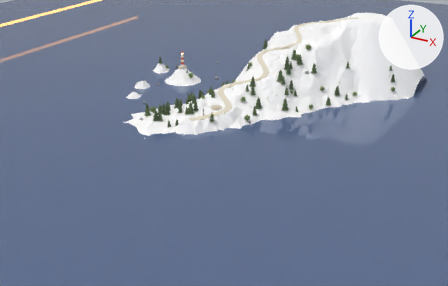
The glTF model public/Try1.glb: old version first, new version second.
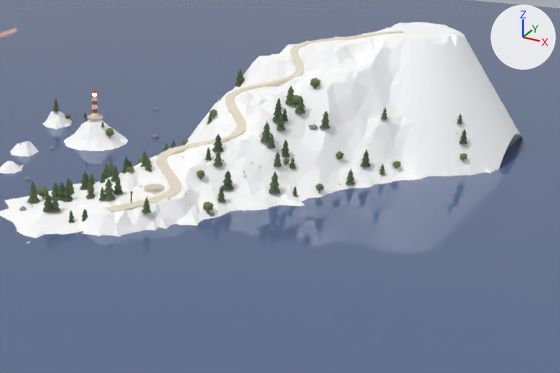
Each version is shown whole from a camera (50 mm lens) standing at (75.3, -143.5, 55.1) and looking at (-2.5, -2.0, -15.7), then close up on the part from 29% to 100% of the width and 0% to 74% of the height. The axes (+X, +Y, +Z) are drawn at upper right. The lights are the same throughout. The first two pictures are the older version. Where no turn or scale is listed for an object, it has been applied to the vertices. Vertices at exactly the same position are counted once.
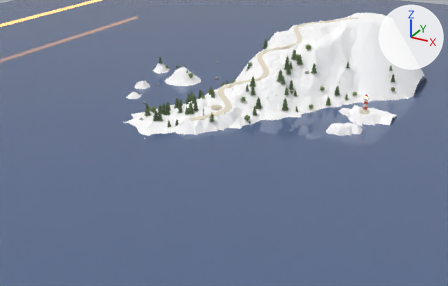
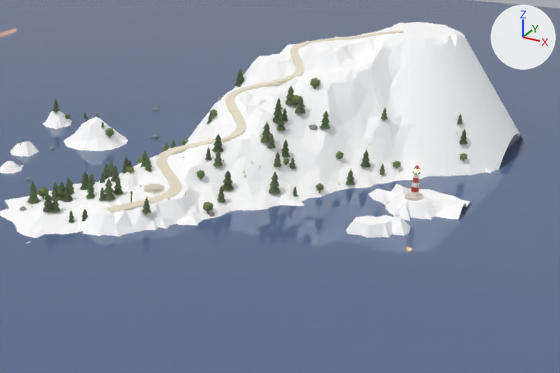
Pixel boxes [x1, y1, x2, y2] of what changed, in the close-ups (560 x 373 px; the box of a moved part takes in the faces that stretch with it):
'Cylinder.023', moved
    before: [87, 114, 103, 120]
    after: [405, 192, 424, 201]
'Cone.107', moved
    before: [92, 113, 98, 117]
    after: [410, 191, 419, 197]
'Cone.108', moved
    before: [92, 109, 98, 113]
    after: [411, 187, 419, 192]
'Cone.109', moved
    before: [92, 105, 98, 109]
    after: [412, 182, 419, 188]
part 1 of me_terrain, moved or reshaped (not visible before)
    after: [346, 184, 471, 238]

Edits to the bpy script that builds the scene:
```text
Change me_terrain:
    where me_terrain.from_pydata(...)  # 3355 vertices, 6480 faces; spans x -40.0..44.0, y -40.0..35.6, z -0.5..18.2
    used by ob_terrain; location = (0.0, 0.0, 0.0)
    me_terrain part 1: 67 of 3355 vertices moved; they spanned x 31.6..44.0, y -16.6..2.1, z -0.5 and now span x 31.6..44.0, y -16.6..2.1, z 0.1..2.2; mean shift (0.0, 0.0, 1.6); largest move (35.3, -2.6, -0.5) -> (35.3, -2.6, 2.2)
Change ob_cylinder_023:
    ob_cylinder_023.location: (-17.0, 0.0, 4.0) -> (37.6, -4.9, 2.0)
Change ob_cone_107:
    ob_cone_107.location: (-17.0, 0.0, 4.5) -> (37.6, -4.9, 2.4)
Change ob_cone_108:
    ob_cone_108.location: (-17.0, 0.0, 5.2) -> (37.6, -4.9, 3.1)
Change ob_cone_109:
    ob_cone_109.location: (-17.0, 0.0, 5.8) -> (37.6, -4.9, 3.8)
Change ob_cylinder_025:
    ob_cylinder_025.location: (-17.0, 0.0, 7.8) -> (37.6, -4.9, 5.7)
```
